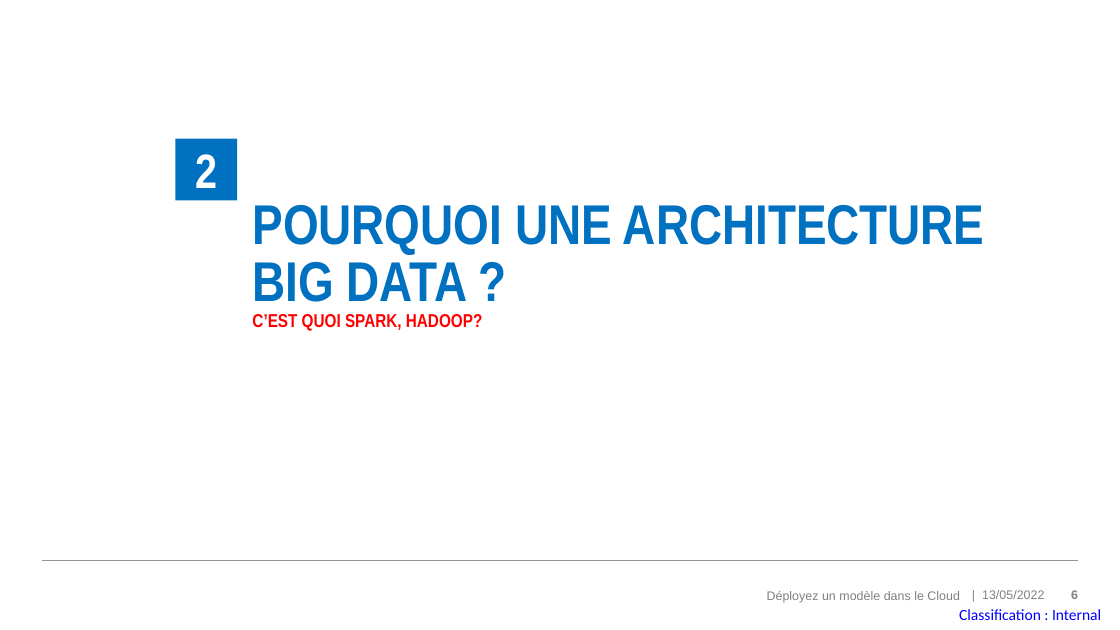
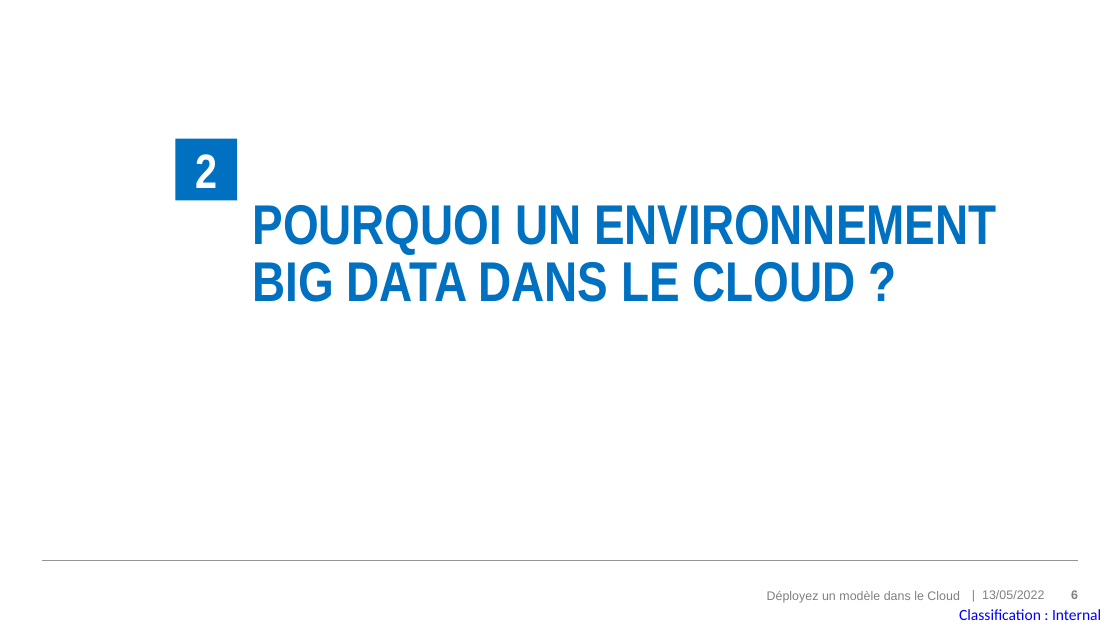
Before and after one commit to MadesLaurence/OpenClassrooms-Fruits-Project-8-, a slide deck: slide 6 of P8_10_support.pptx. Drawn at 1120x630 pixels with LibreOffice and Linux fonts; fonts in the diff are those of the drawing. Boxes give left, top, right and bottom in pixels: in the first picture for what was removed or moved away, otherwise in the second. Text is boxed around its words. In the diff, an @@ line names an element or a change of style, - is before the commit and + after.

```diff
--- a/P8_10_support.pptx
+++ b/P8_10_support.pptx
@@ title at (x1=252, y1=205, x2=997, y2=302): text changed @@
-POURQUOI UNE ARCHITECTURE BIG DATA ?
-C’EST QUOI SPARK, HADOOP?
+POURQUOI UN ENVIRONNEMENT BIG DATA DANS LE CLOUD ?
```
Also in this commit, not shown: 6 other slides changed, 2 slides added.
